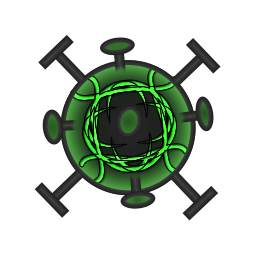
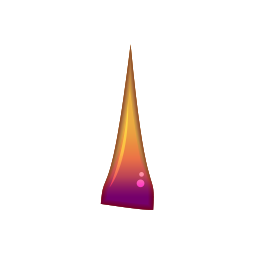
Layer changes from the first w=256, h=256 image to the second:
hid group "bomb" (2nd of 2) (29 layers) over box(34, 35, 221, 221)
painted on "Shape 5 copy" (2nd of 2, in "bomb") over box(180, 117, 202, 123)
painted on "Shape 6 copy 10" (2nd of 2, in "bomb") over box(122, 146, 150, 167)
painted on "Shape 6 copy 7" (2nd of 2, in "bomb") over box(122, 146, 150, 167)
added group "new" with 6 layers above "Gas" over box(100, 45, 154, 210)
added layer "Shape 23" (overlay) in group "new" over box(109, 102, 129, 187)
added layer "Ellipse 9 copy" (overlay) in group "new" over box(139, 172, 144, 177)
added layer "Ellipse 9" (2nd of 2, in "new") (overlay) in group "new" over box(136, 179, 145, 188)
added layer "ori copy 2" (darken) in group "new" over box(100, 45, 154, 210)
added layer "ori copy 6" (darken) in group "new" over box(100, 45, 154, 210)
added layer "ori copy 5" in group "new" over box(100, 45, 154, 210)
